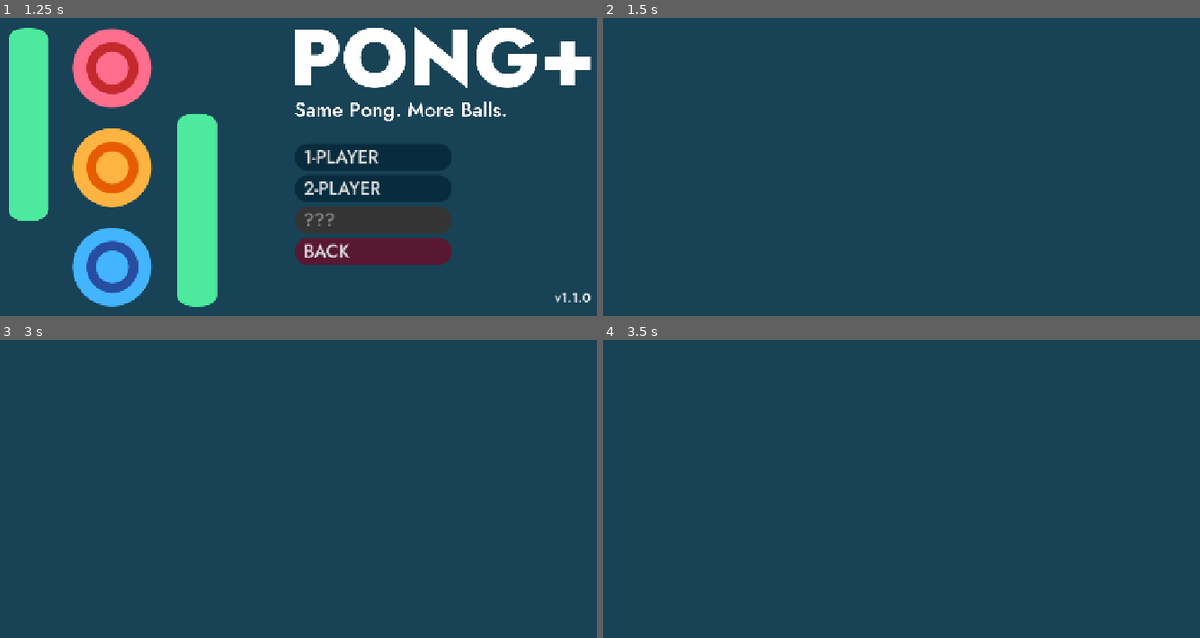
Above: before the commit, frames 1-4 (two rows, left to right).
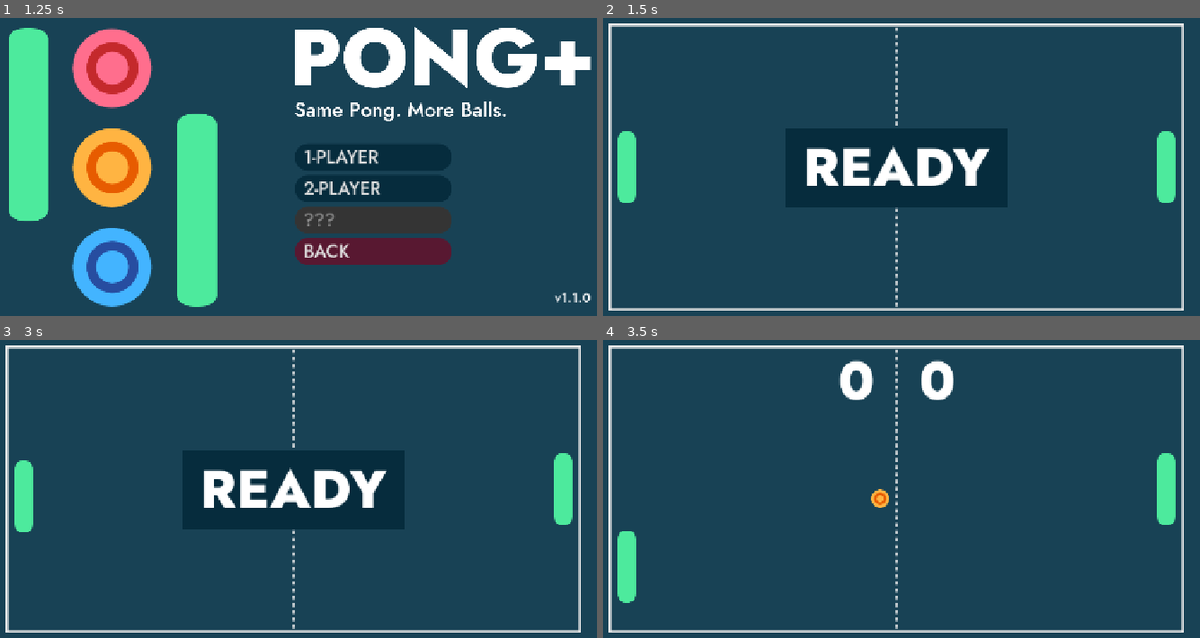
Above: after the commit, the same moments.

Repository: cf-Le3/pong-plus
Game: Godot game, scene res://main/main.tscn
Same seed, same stepped clock (60 frames per second), same inputs: the game is played once before the commit and once after it.
Inputs:
- Up to frame 1 (1.25 s): click "PLAY" at 0.5 s
- Up to frame 2 (1.5 s): click "1-PLAYER" at 1.25 s
- Up to frame 3 (3 s): tap Enter at 2 s; hold Right (ui_right) 2.03-2.78 s; hold Down (down_player2) 2.03-2.78 s; tap Space at 2.75 s; hold S (down_player1) from 2.78 s (still down); tap Down (down_player2) at 2.85 s
- Up to frame 4 (3.5 s): keep holding S (down_player1)

Frame 1 is identical in both runs. In frame 2, 7.1% of the frame differs, in the area x 0-98%, y 1-99%; in frame 3, 7.1%; in frame 4, 5.9%.
Error before the commit: Cannot call method 'instantiate' on a null value. (res://main/main.gd:35)

Commit message:
Refactor "End" message display logic
Added associated assets and nodes to Session scene and removed them from Game and HUD scenes.
Likewise, the related logic has been migrated to Session from the two original scenes.

Diff:
--- a/Pong Plus/gameplay/game/game.gd
+++ b/Pong Plus/gameplay/game/game.gd
@@ -1,7 +1,7 @@
 class_name Game
 extends Node2D
 
-signal game_ended
+signal game_ended(player_1_won: bool)
 
 @export var _ball_spawner_scene: PackedScene
 
@@ -13,7 +13,6 @@
 var _ball_spawner: BallSpawner
 var _score_player_1 := 0
 var _score_player_2 := 0
-var _close_game_enabled := false
 
 # Arena dimensions
 const _ARENA_W := 1024
@@ -83,14 +82,4 @@
 	$BallSpawnTimer.stop()
 	get_tree().call_group("paddles", "queue_free")
 	get_tree().call_group("balls", "queue_free")
-	$HUD.show_game_over(_score_player_1, _score_player_2)
-	$CloseGameTimer.start()
-	$GameOverSound.play()
-
-func _on_close_game_timer_timeout() -> void:
-	$HUD.show_end_game()
-	_close_game_enabled = true
-
-func _input(event) -> void:
-	if event is InputEventKey && _close_game_enabled:
-		game_ended.emit()
+	game_ended.emit(_score_player_1 >= _score_player_2)
--- a/Pong Plus/gameplay/game/game.tscn
+++ b/Pong Plus/gameplay/game/game.tscn
@@ -7,7 +7,6 @@
 [ext_resource type="PackedScene" uid="uid://5hrpxd7ci76s" path="res://gameplay/wall_goal/wall_goal.tscn" id="5_tp3gb"]
 [ext_resource type="PackedScene" uid="uid://cj3pwg27ip3fb" path="res://gameplay/paddle/paddle.tscn" id="6_5cgph"]
 [ext_resource type="PackedScene" uid="uid://dcktngg6b8fyk" path="res://gameplay/hud/hud.tscn" id="7_wr3ym"]
-[ext_resource type="AudioStream" uid="uid://df3d5dj12liu4" path="res://gameplay/game/assets_audio/Big Egg collect 1.wav" id="8_p38ft"]
 
 [node name="Game" type="Node2D"]
 script = ExtResource("1_cxpw7")
@@ -31,17 +30,8 @@
 [node name="BallSpawnTimer" type="Timer" parent="."]
 wait_time = 5.0
 
-[node name="CloseGameTimer" type="Timer" parent="."]
-wait_time = 0.5
-one_shot = true
-
 [node name="HUD" parent="." instance=ExtResource("7_wr3ym")]
-
-[node name="GameOverSound" type="AudioStreamPlayer2D" parent="."]
-stream = ExtResource("8_p38ft")
-bus = &"SFX"
 
 [connection signal="ball_escaped" from="WallGoalLeft" to="." method="_on_wall_goal_left_ball_escaped"]
 [connection signal="ball_escaped" from="WallGoalRight" to="." method="_on_wall_goal_right_ball_escaped"]
 [connection signal="timeout" from="BallSpawnTimer" to="." method="_on_ball_spawn_timer_timeout"]
-[connection signal="timeout" from="CloseGameTimer" to="." method="_on_close_game_timer_timeout"]
--- a/Pong Plus/gameplay/hud/hud.gd
+++ b/Pong Plus/gameplay/hud/hud.gd
@@ -13,13 +13,3 @@
 		$ScoreLabel1.text = str(score)
 	else:
 		$ScoreLabel2.text = str(score)
-
-func show_game_over(score_player_1, score_player_2):
-	if score_player_1 >= score_player_2:
-		$GameOverMessage/WinnerLabel.text = "PLAYER 1 WINS"
-	else:
-		$GameOverMessage/WinnerLabel.text = "PLAYER 2 WINS"
-	$GameOverMessage.visible = true
-
-func show_end_game():
-	$ContinueLabel.visible = true
--- a/Pong Plus/gameplay/hud/hud.tscn
+++ b/Pong Plus/gameplay/hud/hud.tscn
@@ -1,8 +1,7 @@
-[gd_scene load_steps=4 format=3 uid="uid://dcktngg6b8fyk"]
+[gd_scene load_steps=3 format=3 uid="uid://dcktngg6b8fyk"]
 
 [ext_resource type="Script" uid="uid://dpvalgine0a2w" path="res://gameplay/hud/hud.gd" id="1_n0o34"]
 [ext_resource type="FontFile" uid="uid://t6tpeuhov8xb" path="res://assets_fonts/Jost-800-Heavy.ttf" id="2_7p07k"]
-[ext_resource type="FontFile" uid="uid://3bakknuabxrn" path="res://assets_fonts/Jost-500-Medium.ttf" id="3_86vby"]
 
 [node name="HUD" type="CanvasLayer"]
 script = ExtResource("1_n0o34")
@@ -24,37 +23,3 @@
 offset_bottom = 195.0
 theme_override_fonts/font = ExtResource("2_7p07k")
 theme_override_font_sizes/font_size = 96
-[node name="WinnerLabel" type="Label" parent="GameOverMessage"]
-layout_mode = 1
-anchors_preset = 8
-anchor_left = 0.5
-anchor_top = 0.5
-anchor_right = 0.5
-anchor_bottom = 0.5
-offset_left = -432.0
-offset_top = -69.5
-offset_right = 432.0
-offset_bottom = 69.5
-grow_horizontal = 2
-grow_vertical = 2
-theme_override_fonts/font = ExtResource("2_7p07k")
-theme_override_font_sizes/font_size = 96
-text = "PLAYER X WINS"
-horizontal_alignment = 1
-
-[node name="ContinueLabel" type="Label" parent="."]
-visible = false
-anchors_preset = 7
-anchor_left = 0.5
-anchor_top = 1.0
-anchor_right = 0.5
-anchor_bottom = 1.0
-offset_left = -156.0
-offset_top = -57.0
-offset_right = 157.0
-offset_bottom = -10.0
-grow_horizontal = 2
-grow_vertical = 0
-theme_override_fonts/font = ExtResource("3_86vby")
-theme_override_font_sizes/font_size = 32
-text = "— PRESS ANY KEY —"
--- a/Pong Plus/gameplay/session/session.gd
+++ b/Pong Plus/gameplay/session/session.gd
@@ -36,6 +36,11 @@
 func _on_start_game_timer_timeout() -> void:
 	_show_ready(false)
 	_game.begin()
+
+func _on_game_ended(player_1_won) -> void:
+	_show_end(true, player_1_won)
+	$EndGameSound.play()
+
 func _show_ready(status: bool) -> void:
 	$%LabelContainer.visible = status
 	if $%LabelContainer.visible:
@@ -65,6 +70,3 @@
 		$%ResumeButton.visible = false
 	else:
 		$%ResumeButton.visible = true
-
-func _on_game_ended() -> void:
-	session_closed.emit()
--- a/Pong Plus/gameplay/session/session.tscn
+++ b/Pong Plus/gameplay/session/session.tscn
@@ -1,3 +1,4 @@
+[gd_scene load_steps=10 format=3 uid="uid://dx7p0spr0qeep"]
 
 [ext_resource type="Script" uid="uid://cgcnjcugajyme" path="res://gameplay/session/session.gd" id="1_vob28"]
 [ext_resource type="PackedScene" uid="uid://dfodn8ia5n12i" path="res://gameplay/game/game.tscn" id="2_xcp3g"]
@@ -5,6 +6,7 @@
 [ext_resource type="Theme" uid="uid://cln0vq5h8pqqn" path="res://menus/assets_themes/button_normal_general.tres" id="4_stq55"]
 [ext_resource type="Theme" uid="uid://dvkknqaldhwsk" path="res://menus/assets_themes/button_cancel_general.tres" id="5_5cnlg"]
 [ext_resource type="AudioStream" uid="uid://cfkunww8ixa22" path="res://gameplay/session/assets_audio/Balloon start riding 1.wav" id="6_5cnlg"]
+[ext_resource type="AudioStream" uid="uid://b6pw1bmskjkmw" path="res://gameplay/session/assets_audio/Big Egg collect 1.wav" id="7_b7cr8"]
 
 [sub_resource type="StyleBoxFlat" id="StyleBoxFlat_b7cr8"]
 bg_color = Color(0.0235294, 0.172549, 0.239216, 1)
@@ -76,13 +78,12 @@
 theme = ExtResource("4_stq55")
 text = "RESTART"
 
-[node name="QuitButton" type="Button" parent="CanvasLayer/VBoxContainer/ButtonContainer/HBoxContainer"]
+[node name="ExitButton" type="Button" parent="CanvasLayer/VBoxContainer/ButtonContainer/HBoxContainer"]
 unique_name_in_owner = true
 custom_minimum_size = Vector2(200, 0)
 layout_mode = 2
 theme = ExtResource("5_5cnlg")
-text = "QUIT
-"
+text = "EXIT"
 
 [node name="StartGameTimer" type="Timer" parent="."]
 wait_time = 2.0
@@ -93,4 +94,8 @@
 pitch_scale = 0.5
 bus = &"SFX"
 
+[node name="EndGameSound" type="AudioStreamPlayer2D" parent="."]
+stream = ExtResource("7_b7cr8")
+bus = &"SFX"
+
 [connection signal="timeout" from="StartGameTimer" to="." method="_on_start_game_timer_timeout"]
Not shown: 1 places in Pong Plus/gameplay/game/game.tscn that only renumber resources
Not shown, added: Pong Plus/gameplay/session/assets_audio/Big Egg collect 1.wav.import
Not shown, added: Pong Plus/gameplay/session/assets_audio/Big Egg collect 1.wav
